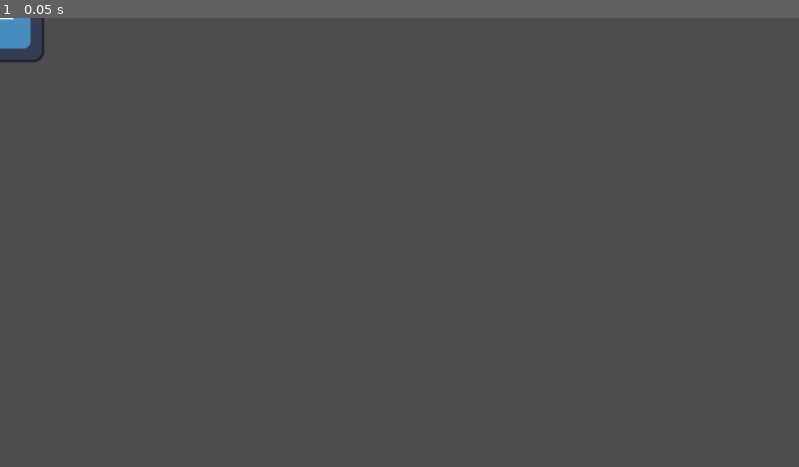
Above: before the commit, frame 1.
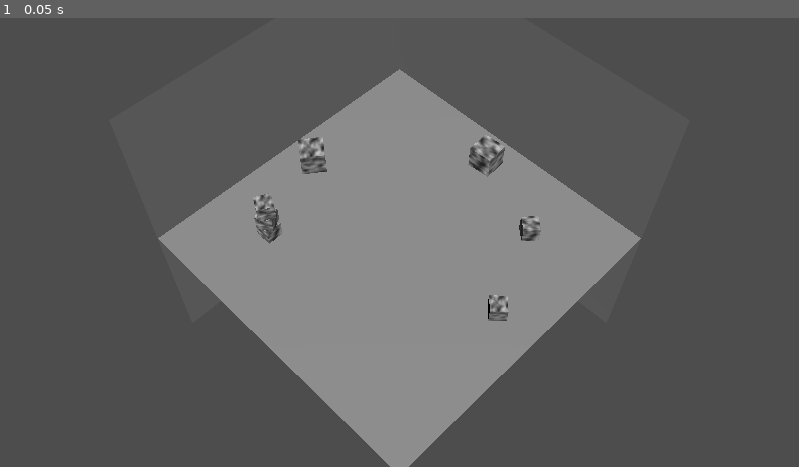
Above: after the commit, the same moment.

Repository: SkeleKing04/Mutant
Game: Godot game, scene res://Scenes/Testings Scene.tscn
Same seed, same stepped clock (60 frames per second), same inputs: the game is played once before the commit and once after it. Before the commit the project starts from res://Scenes/base_limb.tscn. The engine's default icon, where the game draws it, is replaced by a stand-in: a white triangle on a blue panel in a dark square.
Inputs:
- Up to frame 1 (0.05 s): no input

The runs differ from the first frame. In frame 1, 27% of the frame differs, in the area x 0-81%, y 0-100%.

Commit message:
Got random object placement working. Changed default scene to a testing scene, complete with lighting and a cam. Made some box scenes for testing the random placement. Random placement can also rotate objects. I'll want to add some variables later to fine tune the position and rotation, along with the ammount of objects.

Diff:
--- /dev/null
+++ b/mutant/Scenes/BigBox.tscn
@@ -0,0 +1,8 @@
+[gd_scene load_steps=2 format=3 uid="uid://c03dclqsm6pdr"]
+
+[ext_resource type="PackedScene" uid="uid://dpxqu51tn7tks" path="res://Scenes/SmallBox.tscn" id="1_5yvwq"]
+
+[node name="BigBox" type="Node3D"]
+
+[node name="SmallBox" parent="." instance=ExtResource("1_5yvwq")]
+transform = Transform3D(1.5, 0, 0, 0, 1.5, 0, 0, 0, 1.5, 0, 0, 0)
--- /dev/null
+++ b/mutant/Scenes/BoxPile.tscn
@@ -0,0 +1,21 @@
+[gd_scene load_steps=4 format=3 uid="uid://dw7cmr1g3a4hh"]
+
+[ext_resource type="PackedScene" uid="uid://c03dclqsm6pdr" path="res://Scenes/BigBox.tscn" id="1_bk86u"]
+[ext_resource type="PackedScene" uid="uid://dpxqu51tn7tks" path="res://Scenes/SmallBox.tscn" id="2_2gh8i"]
+[ext_resource type="PackedScene" uid="uid://baygmjk7d3hts" path="res://Scenes/SmallBoxPile.tscn" id="3_fwx1u"]
+
+[node name="BoxPile" type="Node3D"]
+
+[node name="BigBox" parent="." instance=ExtResource("1_bk86u")]
+
+[node name="BigBox2" parent="." instance=ExtResource("1_bk86u")]
+transform = Transform3D(0.9659258, 0, 0.25881904, 0, 1, 0, -0.25881904, 0, 0.9659258, 0, 1.5, 0)
+
+[node name="SmallBox" parent="." instance=ExtResource("2_2gh8i")]
+transform = Transform3D(0.9830923, 0, 0.18311065, 0, 1, 0, -0.18311065, 0, 0.9830923, -0.457, 0, 1.385)
+
+[node name="SmallBox2" parent="." instance=ExtResource("2_2gh8i")]
+transform = Transform3D(0.31170487, 0, 0.950179, 0, 1, 0, -0.950179, 0, 0.31170487, 1.25, 0, 1.035)
+
+[node name="SmallBoxPile" parent="." instance=ExtResource("3_fwx1u")]
+transform = Transform3D(1, 0, 0, 0, 1, 0, 0, 0, 1, 1.2561038, 0, -0.80653405)
--- a/mutant/Scenes/RandomRoom.tscn
+++ b/mutant/Scenes/RandomRoom.tscn
@@ -1,16 +1,22 @@
-[gd_scene load_steps=3 format=3 uid="uid://wl0rhx0mpmed"]
+[gd_scene load_steps=7 format=3 uid="uid://wl0rhx0mpmed"]
 
 [ext_resource type="Script" uid="uid://b67y1nsxxa5qx" path="res://Scripts/random_room.gd" id="1_ghujk"]
+[ext_resource type="PackedScene" uid="uid://c03dclqsm6pdr" path="res://Scenes/BigBox.tscn" id="2_qtcbc"]
+[ext_resource type="PackedScene" uid="uid://dw7cmr1g3a4hh" path="res://Scenes/BoxPile.tscn" id="3_uhnup"]
+[ext_resource type="PackedScene" uid="uid://dpxqu51tn7tks" path="res://Scenes/SmallBox.tscn" id="4_5ev5b"]
+[ext_resource type="PackedScene" uid="uid://baygmjk7d3hts" path="res://Scenes/SmallBoxPile.tscn" id="5_nvx1w"]
 
 [sub_resource type="PlaneMesh" id="PlaneMesh_6ojsv"]
 
 [node name="RandomRoom" type="Node3D" node_paths=PackedStringArray("AssetPoints")]
 script = ExtResource("1_ghujk")
 AssetPoints = [NodePath("Node/AssetPoint_North"), NodePath("Node/AssetPoint_NE"), NodePath("Node/AssetPoint_East"), NodePath("Node/AssetPoint_SE"), NodePath("Node/AssetPoint_South"), NodePath("Node/AssetPoint_SW"), NodePath("Node/AssetPoint_West"), NodePath("Node/AssetPoint_NW")]
+AssetScenes = Array[PackedScene]([ExtResource("4_5ev5b"), ExtResource("2_qtcbc"), ExtResource("3_uhnup"), ExtResource("5_nvx1w")])
 
 [node name="Model" type="Node" parent="."]
 
 [node name="RoomBase" type="Node3D" parent="Model"]
+transform = Transform3D(10, 0, 0, 0, 10, 0, 0, 0, 10, 0, 0, 0)
 
 [node name="Floor" type="MeshInstance3D" parent="Model/RoomBase"]
 mesh = SubResource("PlaneMesh_6ojsv")
@@ -39,27 +45,27 @@
 [node name="Node" type="Node" parent="."]
 
 [node name="AssetPoint_North" type="Node3D" parent="Node"]
-transform = Transform3D(1, 0, 0, 0, 1, 0, 0, 0, 1, 0, 0.5, -0.75)
+transform = Transform3D(1, 0, 0, 0, 1, 0, 0, 0, 1, 0, 0.5, -7.5)
 
 [node name="AssetPoint_NE" type="Node3D" parent="Node"]
-transform = Transform3D(0.70710677, 0, -0.70710677, 0, 1, 0, 0.70710677, 0, 0.70710677, 0.53033006, 0.5, -0.53033006)
+transform = Transform3D(0.7071067, 0, -0.7071067, 0, 1, 0, 0.7071067, 0, 0.7071067, 5.3, 0.5, -5.3)
 
 [node name="AssetPoint_East" type="Node3D" parent="Node"]
-transform = Transform3D(-4.371139e-08, 0, -1, 0, 1, 0, 1, 0, -4.371139e-08, 0.75, 0.5, 3.278354e-08)
+transform = Transform3D(-4.371139e-08, 0, -1, 0, 1, 0, 1, 0, -4.371139e-08, 7.5, 0.5, 0)
 
 [node name="AssetPoint_SE" type="Node3D" parent="Node"]
-transform = Transform3D(-0.7071068, 0, -0.7071067, 0, 1, 0, 0.7071067, 0, -0.7071068, 0.53033006, 0.5, 0.53033006)
+transform = Transform3D(-0.70710677, 0, -0.70710677, 0, 1, 0, 0.70710677, 0, -0.70710677, 5.3, 0.5, 5.3)
 
 [node name="AssetPoint_South" type="Node3D" parent="Node"]
-transform = Transform3D(1, 0, 0, 0, 1, 0, 0, 0, 1, 0, 0.5, 0.75)
+transform = Transform3D(1, 0, 0, 0, 1, 0, 0, 0, 1, 0, 0.5, 7.5)
 
 [node name="AssetPoint_SW" type="Node3D" parent="Node"]
-transform = Transform3D(0.70710677, 0, -0.70710677, 0, 1, 0, 0.70710677, 0, 0.70710677, -0.53033006, 0.5, 0.53033006)
+transform = Transform3D(0.7071067, 0, -0.7071067, 0, 1, 0, 0.7071067, 0, 0.7071067, -5.3, 0.5, 5.3)
 
 [node name="AssetPoint_West" type="Node3D" parent="Node"]
-transform = Transform3D(-4.371139e-08, 0, -1, 0, 1, 0, 1, 0, -4.371139e-08, -0.75, 0.5, -3.278354e-08)
+transform = Transform3D(-4.371139e-08, 0, -1, 0, 1, 0, 1, 0, -4.371139e-08, -7.5, 0.5, 0)
 
 [node name="AssetPoint_NW" type="Node3D" parent="Node"]
-transform = Transform3D(-0.7071068, 0, -0.7071067, 0, 1, 0, 0.7071067, 0, -0.7071068, -0.53033006, 0.5, -0.53033006)
+transform = Transform3D(-0.70710677, 0, -0.70710677, 0, 1, 0, 0.70710677, 0, -0.70710677, -5.3, 0.5, -5.3)
 
 [connection signal="ready" from="." to="." method="_on_ready"]
--- /dev/null
+++ b/mutant/Scenes/SmallBox.tscn
@@ -0,0 +1,21 @@
+[gd_scene load_steps=6 format=3 uid="uid://dpxqu51tn7tks"]
+
+[sub_resource type="Gradient" id="Gradient_gw4hi"]
+
+[sub_resource type="FastNoiseLite" id="FastNoiseLite_el47s"]
+
+[sub_resource type="NoiseTexture2D" id="NoiseTexture2D_f5f1n"]
+noise = SubResource("FastNoiseLite_el47s")
+color_ramp = SubResource("Gradient_gw4hi")
+
+[sub_resource type="StandardMaterial3D" id="StandardMaterial3D_7j4j6"]
+albedo_texture = SubResource("NoiseTexture2D_f5f1n")
+
+[sub_resource type="BoxMesh" id="BoxMesh_gw4hi"]
+material = SubResource("StandardMaterial3D_7j4j6")
+
+[node name="SmallBox" type="Node3D"]
+
+[node name="MeshInstance3D" type="MeshInstance3D" parent="."]
+transform = Transform3D(1, 0, 0, 0, 1, 0, 0, 0, 1, 0, 0.5, 0)
+mesh = SubResource("BoxMesh_gw4hi")
--- /dev/null
+++ b/mutant/Scenes/SmallBoxPile.tscn
@@ -0,0 +1,13 @@
+[gd_scene load_steps=2 format=3 uid="uid://baygmjk7d3hts"]
+
+[ext_resource type="PackedScene" uid="uid://dpxqu51tn7tks" path="res://Scenes/SmallBox.tscn" id="1_85inw"]
+
+[node name="SmallBoxPile" type="Node3D"]
+
+[node name="SmallBox" parent="." instance=ExtResource("1_85inw")]
+
+[node name="SmallBox2" parent="." instance=ExtResource("1_85inw")]
+transform = Transform3D(0.8660254, 0, 0.5, 0, 1, 0, -0.5, 0, 0.8660254, 0, 1, 0)
+
+[node name="SmallBox3" parent="." instance=ExtResource("1_85inw")]
+transform = Transform3D(0.49999997, 0, 0.86602545, 0, 1, 0, -0.86602545, 0, 0.49999997, 0, 2, 0)
--- /dev/null
+++ b/mutant/Scenes/Testings Scene.tscn
@@ -0,0 +1,14 @@
+[gd_scene load_steps=2 format=3 uid="uid://u10j26ne7s2p"]
+
+[ext_resource type="PackedScene" uid="uid://wl0rhx0mpmed" path="res://Scenes/RandomRoom.tscn" id="1_15u63"]
+
+[node name="TestingsScene" type="Node3D"]
+
+[node name="RandomRoom" parent="." instance=ExtResource("1_15u63")]
+
+[node name="Camera3D" type="Camera3D" parent="."]
+transform = Transform3D(0.70710677, -0.579228, 0.4055798, 0, 0.57357645, 0.81915206, -0.70710677, -0.579228, 0.4055798, 20, 40, 20)
+fov = 30.0
+
+[node name="DirectionalLight3D" type="DirectionalLight3D" parent="."]
+transform = Transform3D(0.70243883, -0.63604707, 0.3194117, 0, 0.4487732, 0.8936457, -0.7117441, -0.62773144, 0.31523573, 0, 0, 0)
--- a/mutant/Scripts/random_room.gd
+++ b/mutant/Scripts/random_room.gd
@@ -1,8 +1,18 @@
 extends Node3D
 
-@export var AssetPoints : Array[Node]
-
+@export var AssetPoints : Array[Node3D]
+@export var AssetScenes : Array[PackedScene]
 
 func _on_ready() -> void:
-	var index = randi_range(0, AssetPoints.size() - 1)
-	print(AssetPoints[index].name)
+	var hits = 0
+	for point in AssetPoints:
+		if(randi_range(0, 10) > 2):
+			hits += 1
+			var newInst = AssetScenes[randi_range(0, AssetScenes.size() - 1)].instantiate()
+			add_child(newInst)
+			#for child in get_children():
+			#	if child is Node3D and newInst:
+			newInst.position = point.position
+			newInst.rotation = Vector3(0, randi_range(0, 614) / 100.0, 0)
+			print(newInst.name + " was placed at " + point.name)
+	print("in total, " + str(hits) + " objects were placed")
--- a/mutant/project.godot
+++ b/mutant/project.godot
@@ -11,6 +11,6 @@
 [application]
 
 config/name="Mutant"
-run/main_scene="uid://q2xk3vvwgb6w"
+run/main_scene="uid://u10j26ne7s2p"
 config/features=PackedStringArray("4.5", "Forward Plus")
 config/icon="res://icon.svg"
